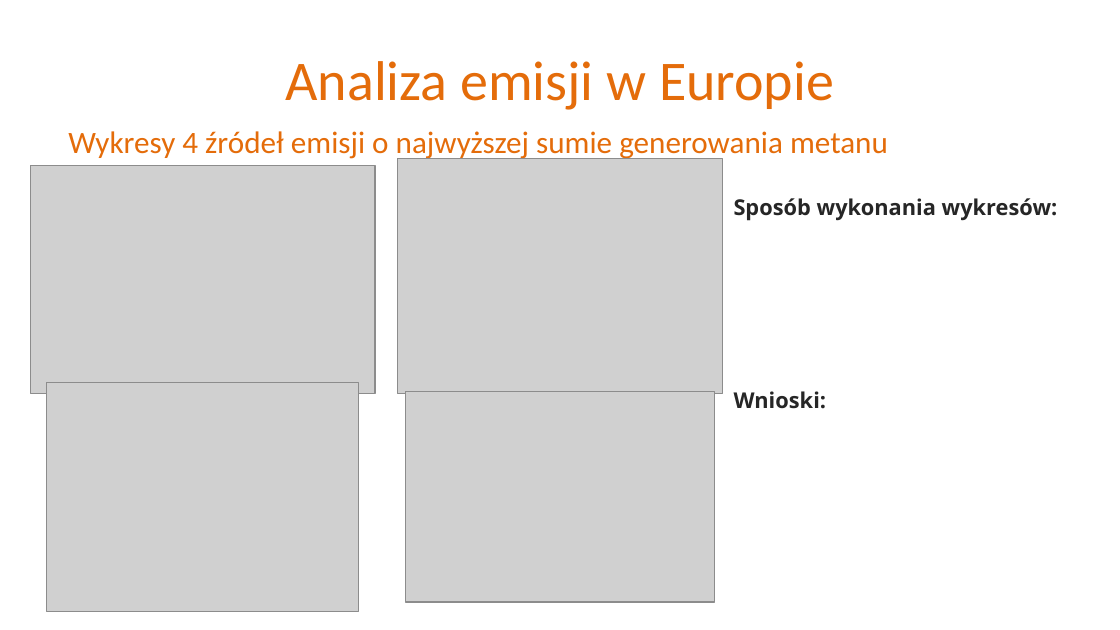
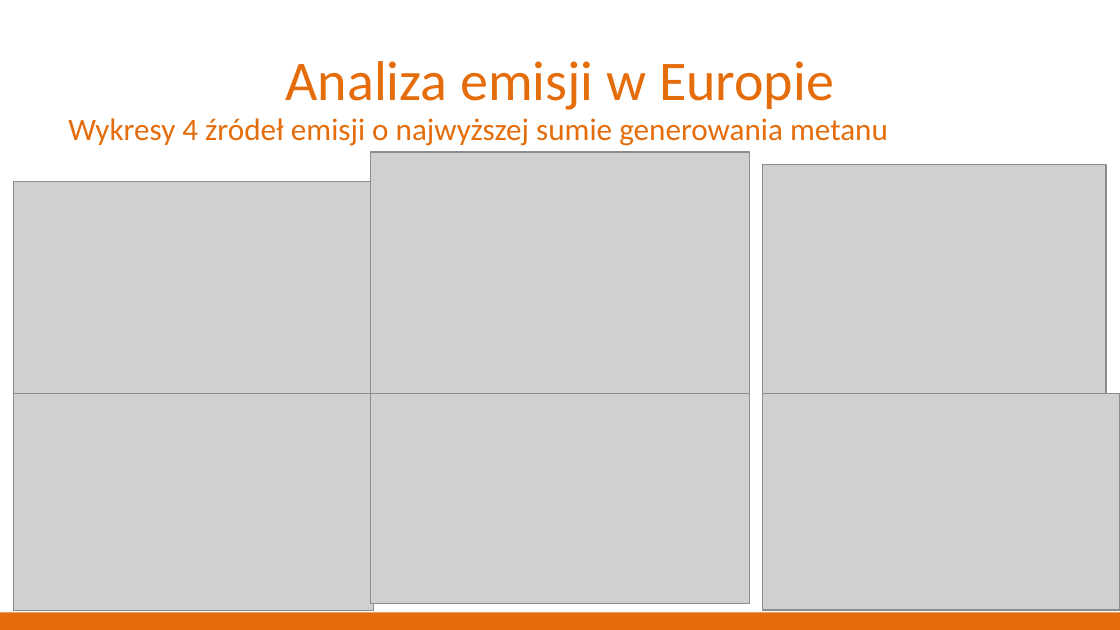
Before and after one commit to Sharkuu/R-project, a slide deck: slide 7 of Prezentacja.pptx (slide 8 before the commit). Drawn at 1120x630 pixels with LibreOffice and Linux fonts; fonts in the diff are those of the drawing; grey boxes stand for pictures; background and template pictures are left out. Boxes give left, top, right and bottom in pixels: in the first picture for what was removed or moved away, otherwise in the second. Text is boxed around its words. In the diff, an @@ line names an element or a change of style, - is before the commit and + after.

```diff
--- a/Prezentacja.pptx
+++ b/Prezentacja.pptx
@@ text "Wykresy 4 źródeł emisji o ..." moved from (x1=68, y1=131, x2=888, y2=161) to (x1=68, y1=118, x2=888, y2=146) @@
@@ picture resized from (x1=398, y1=159, x2=722, y2=394) to (x1=371, y1=152, x2=749, y2=410) @@
@@ picture added at (x1=762, y1=165, x2=1105, y2=410) @@
@@ picture resized from (x1=31, y1=166, x2=375, y2=394) to (x1=13, y1=181, x2=374, y2=402) @@
@@ text removed at (x1=734, y1=198, x2=1058, y2=221) @@
-Sposób wykonania wykresów:
@@ picture resized from (x1=47, y1=382, x2=360, y2=610) to (x1=13, y1=394, x2=374, y2=612) @@
@@ picture resized from (x1=405, y1=392, x2=715, y2=603) to (x1=371, y1=394, x2=749, y2=604) @@
@@ text removed at (x1=734, y1=391, x2=827, y2=409) @@
-Wnioski:
@@ picture added at (x1=762, y1=393, x2=1120, y2=610) @@
@@ rectangle added at (x1=0, y1=613, x2=1120, y2=630), fill #E46C0A @@
```
Also in this commit, not shown: 13 other slides changed, 1 slide added, 2 slides removed.
